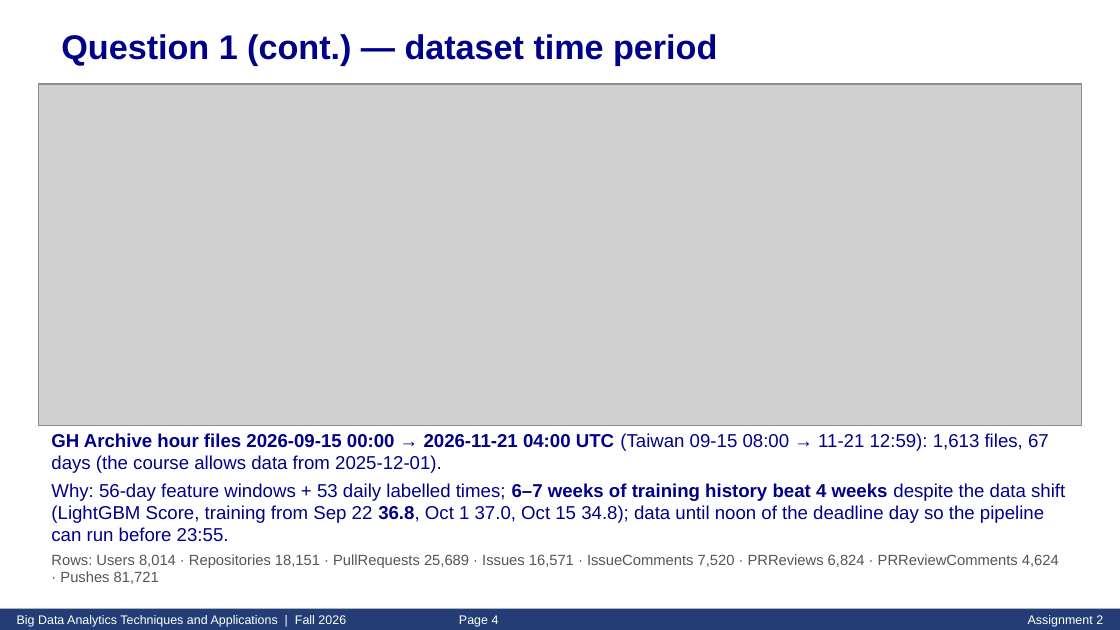
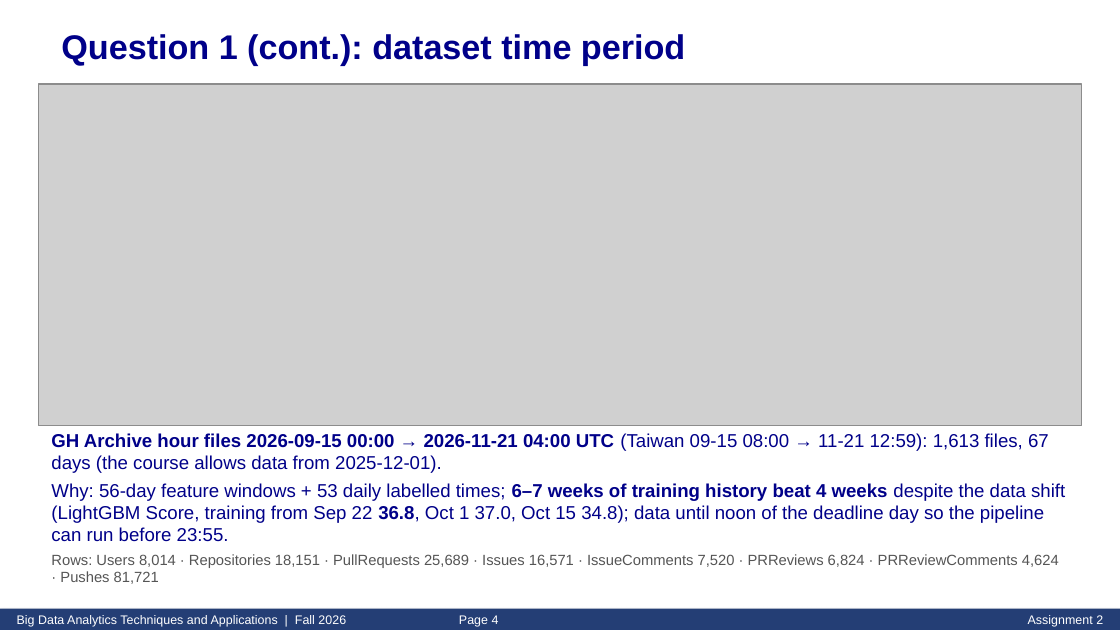
Before and after one commit to azamkhan555622848/LightGBM-and-the-graph-neural-network, a slide deck: slide 4 of slides/Asg2_413540002.pptx. Drawn at 1120x630 pixels with LibreOffice and Linux fonts; fonts in the diff are those of the drawing; grey boxes stand for pictures. Boxes give left, top, right and bottom in pixels: in the first picture for what was removed or moved away, otherwise in the second. Text is boxed around its words. In the diff, an @@ line names an element or a change of style, - is before the commit and + after.

```diff
--- a/slides/Asg2_413540002.pptx
+++ b/slides/Asg2_413540002.pptx
@@ text at (61,34,685,66): text changed @@
-Question 1 (cont.) — dataset time period
+Question 1 (cont.): dataset time period
```
Also in this commit, not shown: 10 other slides changed, 4 other files.
